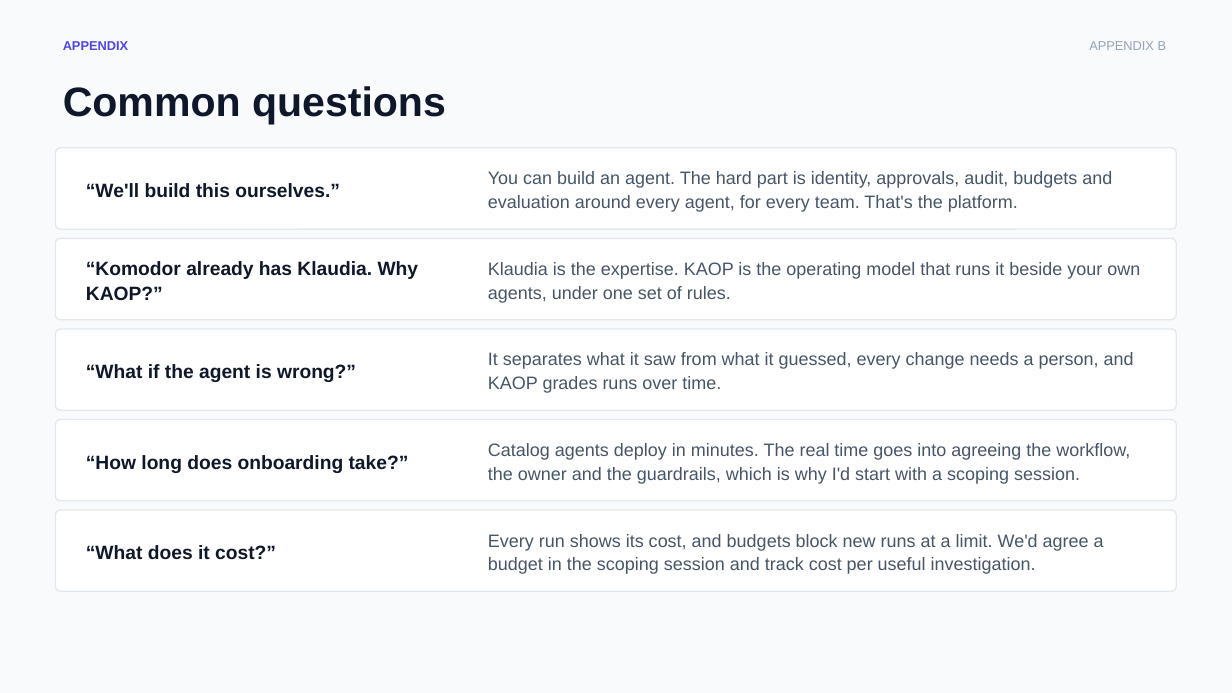
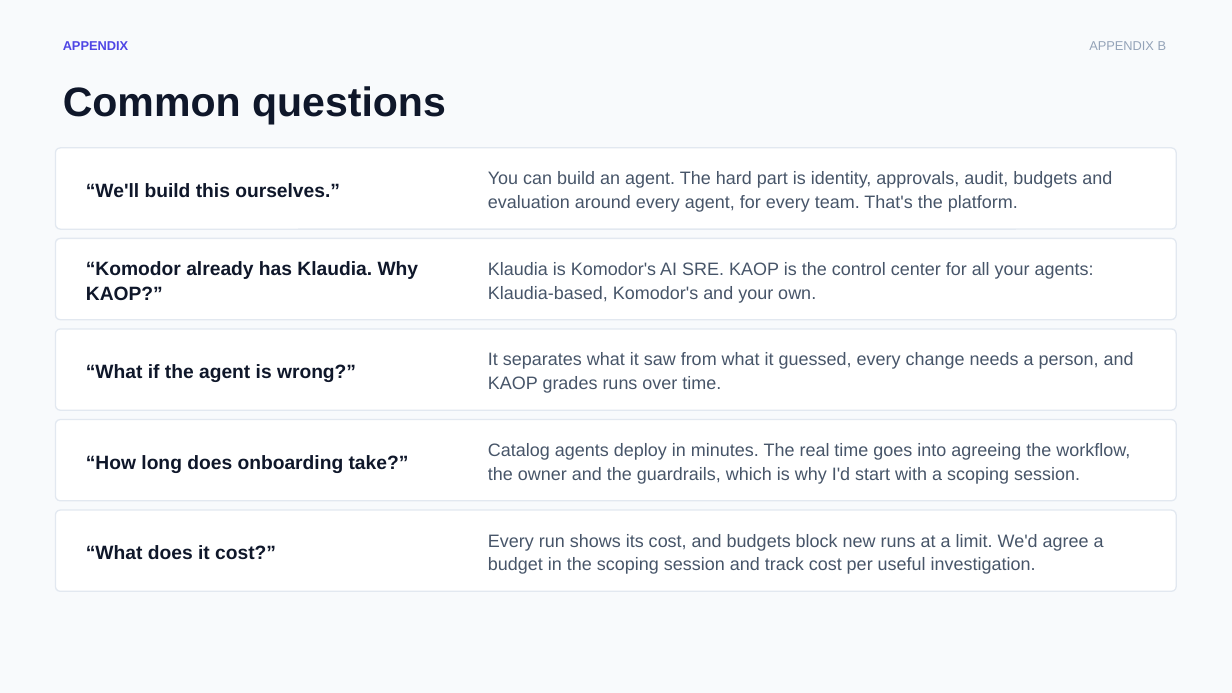
Before and after one commit to chizeni24/komodor-production-lab, a slide deck: slide 16 of docs/presentation/KAOP_Customer_Pitch.pptx (slide 15 before the commit). Drawn at 1232x693 pixels with LibreOffice and Linux fonts; fonts in the diff are those of the drawing. Boxes give left, top, right and bottom in pixels: in the first picture for what was removed or moved away, otherwise in the second. Text is boxed around its words. In the diff, an @@ line names an element or a change of style, - is before the commit and + after.

```diff
--- a/docs/presentation/KAOP_Customer_Pitch.pptx
+++ b/docs/presentation/KAOP_Customer_Pitch.pptx
@@ text at (488, 262, 1094, 303): text changed @@
-Klaudia is the expertise. KAOP is the operating model that runs it beside your own agents, under one set of rules.
+Klaudia is Komodor's AI SRE. KAOP is the control center for all your agents: Klaudia-based, Komodor's and your own.
```
Also in this commit, not shown: 12 other slides changed, 1 slide added, 5 other files.
